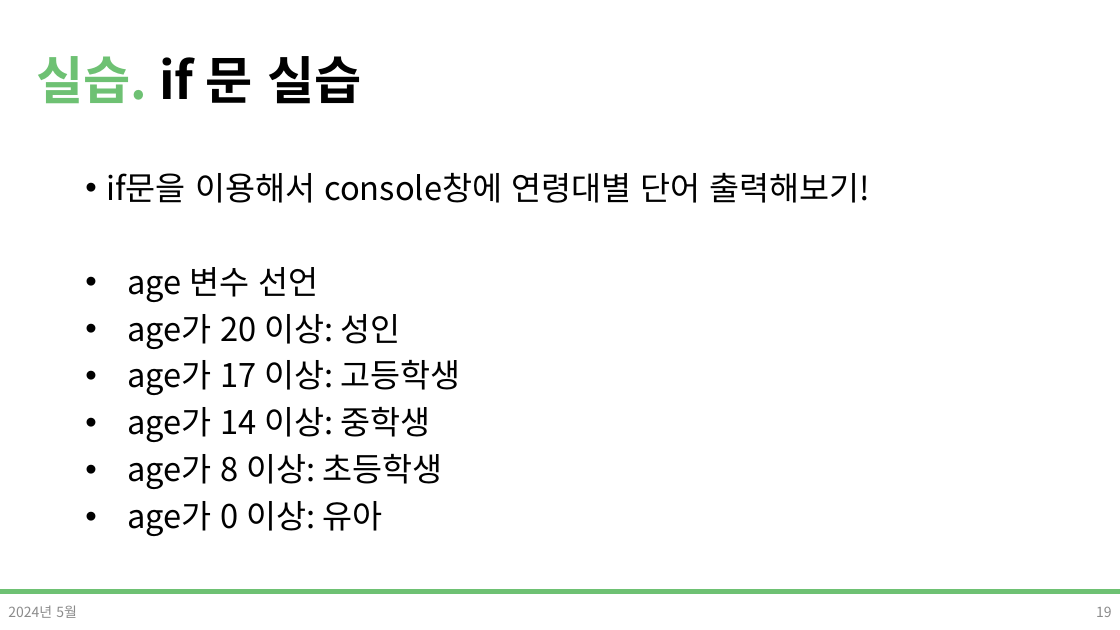
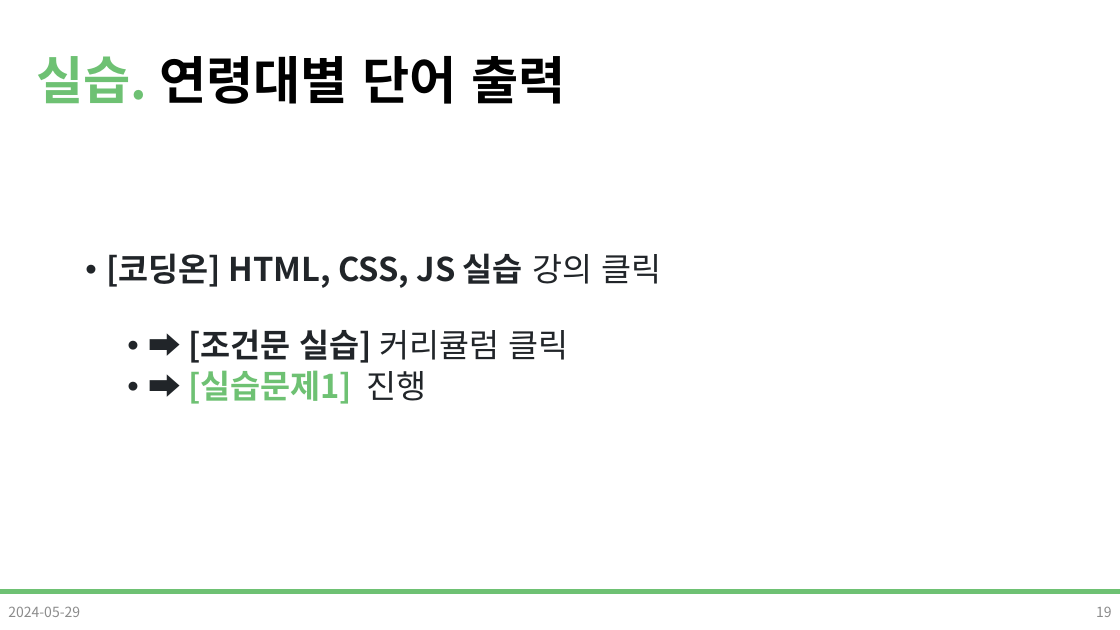
Before and after one commit to DevDamon0527/SeSAC_Yeongdeungpo_Campus_6th, a slide deck: slide 19 of material/[SeSAC_YDP_6] 04_3_Javascript.pptx. Drawn at 1120x630 pixels with LibreOffice and Linux fonts; fonts in the diff are those of the drawing; background and template pictures are left out. Boxes give left, top, right and bottom in pixels: in the first picture for what was removed or moved away, otherwise in the second. Text is boxed around its words. In the diff, an @@ line names an element or a change of style, - is before the commit and + after.

```diff
--- a/material/[SeSAC_YDP_6] 04_3_Javascript.pptx
+++ b/material/[SeSAC_YDP_6] 04_3_Javascript.pptx
@@ title at (36,56,565,104): text changed @@
-실습. if 문 실습
+실습. 연령대별 단어 출력
@@ text at (106,253,661,404): text changed; text colour #000000 to #212529; bold on @@
-• if문을 이용해서 console창에 연령대별 단어 출력해보기!
-• age 변수 선언
-• age가 20 이상: 성인
-• age가 17 이상: 고등학생
-• age가 14 이상: 중학생
-• age가 8 이상: 초등학생
-• age가 0 이상: 유아
+• [코딩온] HTML, CSS, JS 실습 강의 클릭
+  • ➡ [조건문 실습] 커리큘럼 클릭
+  • ➡ [실습문제1] 진행
@@ text at (8,606,80,617): text changed @@
-2024년 5월
+2024-05-29
```
Also in this commit, not shown: 2 other slides changed, 6 slides added, 6 slides removed, 9 other files.
